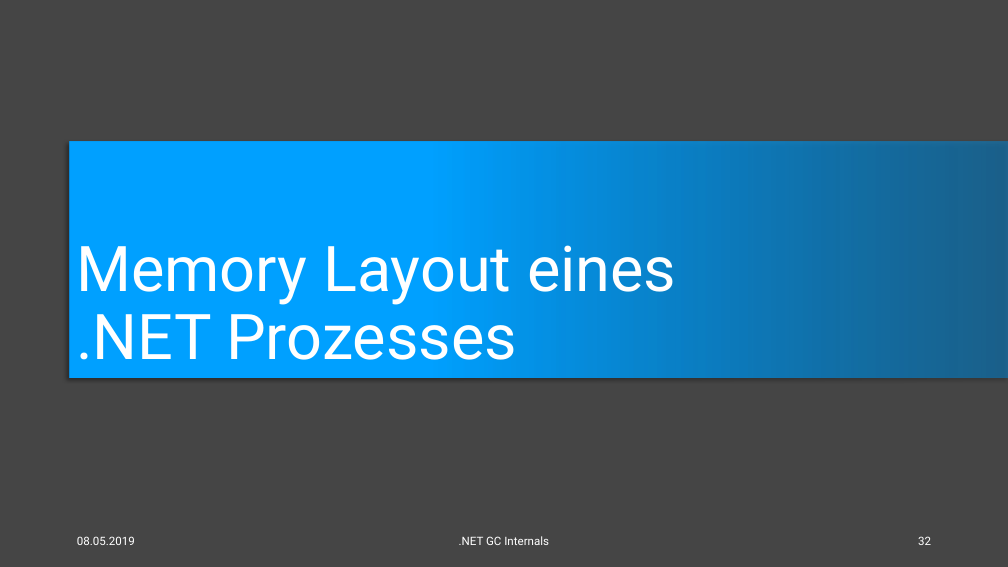
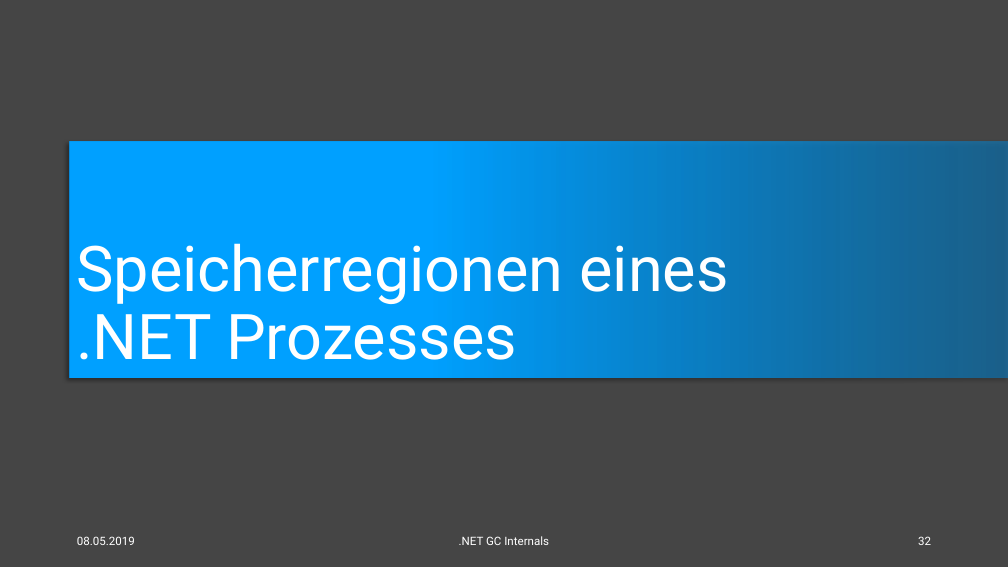
Before and after one commit to feO2x/DotnetGCInternals, a slide deck: slide 32 of Dotnet GC Internals.pptx. Drawn at 1008x567 pixels with LibreOffice and Linux fonts; fonts in the diff are those of the drawing. Boxes give left, top, right and bottom in pixels: in the first picture for what was removed or moved away, otherwise in the second. Text is boxed around its words. In the diff, an @@ line names an element or a change of style, - is before the commit and + after.

Commit message:
added slides for memory layout

```diff
--- a/Dotnet GC Internals.pptx
+++ b/Dotnet GC Internals.pptx
@@ title at (x1=76, y1=243, x2=728, y2=360): text changed @@
-Memory Layout eines
-.NET Prozesses
+Speicherregionen eines
+.NET Prozesses
```
Also in this commit, not shown: 5 slides added.
